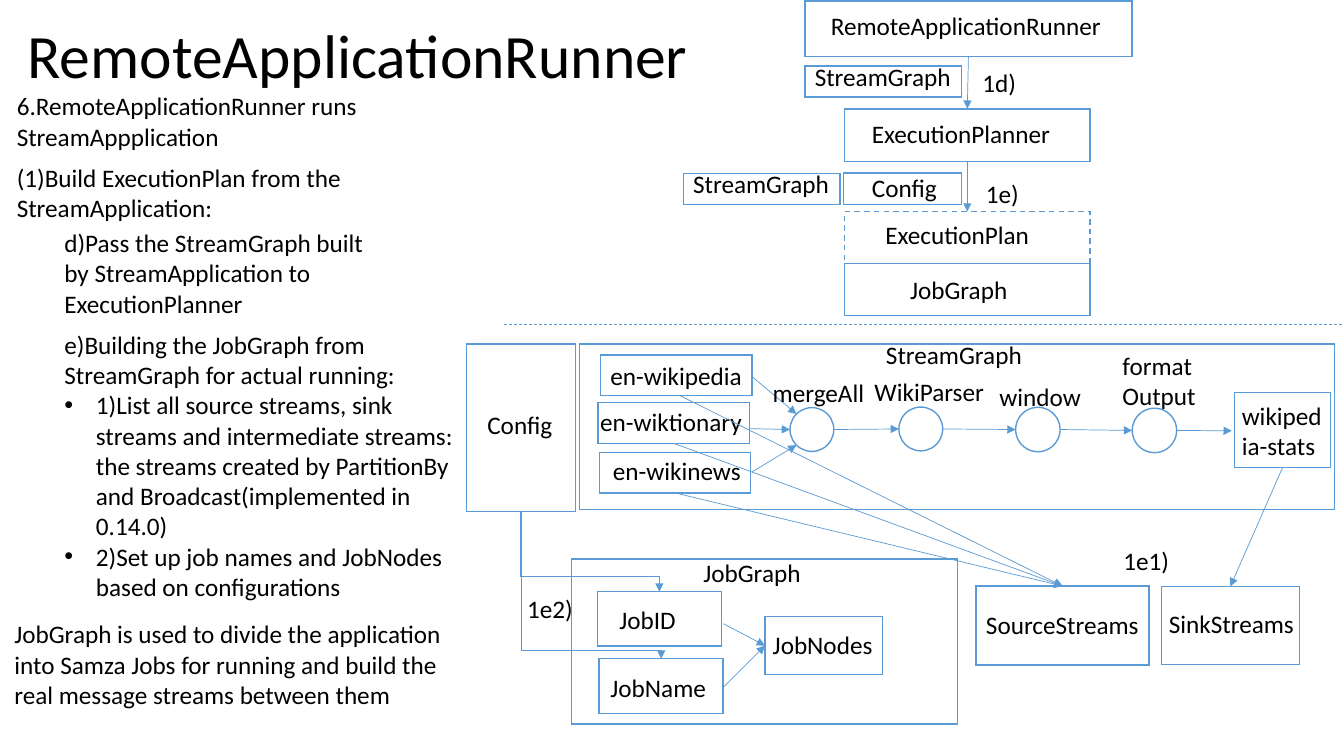
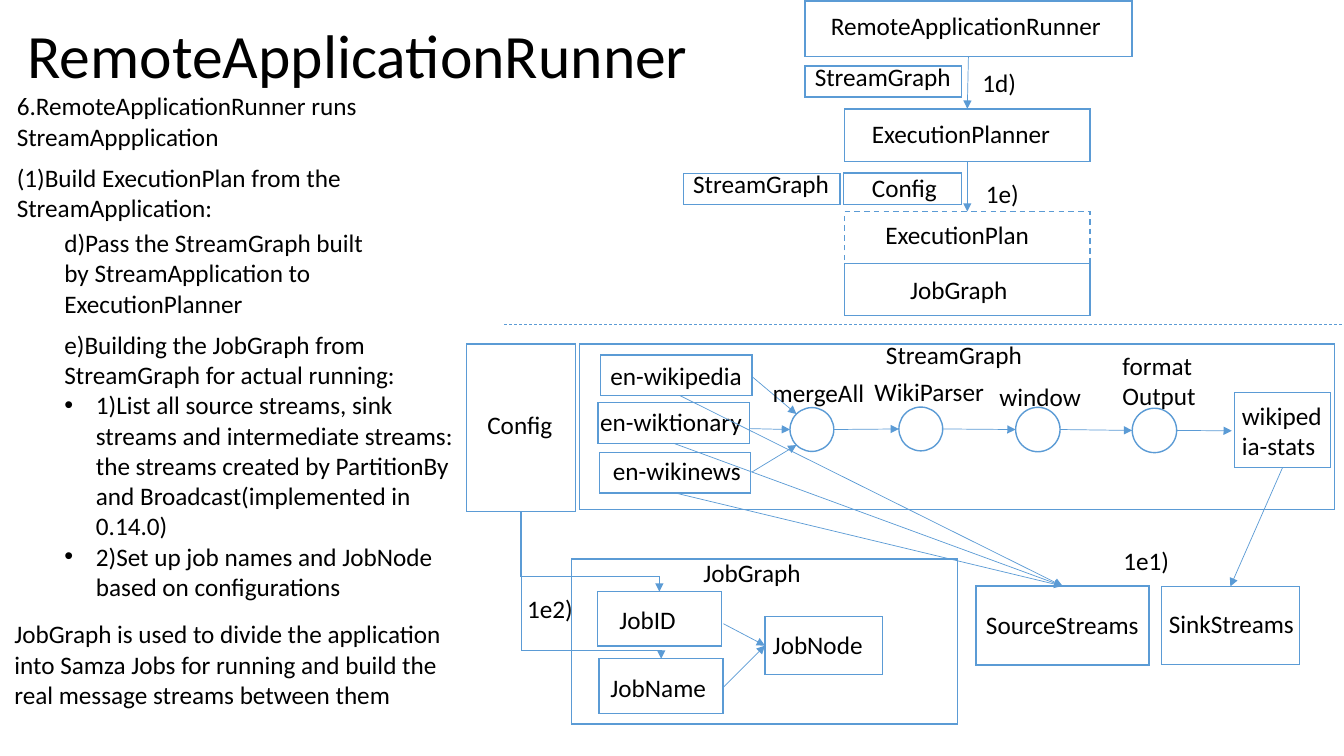
Before and after one commit to Swrrt/Samza-Documents, a slide deck: slide 28 of Documentation/SamzaStructure.pptx. Drawn at 1344x756 pixels with LibreOffice and Linux fonts; fonts in the diff are those of the drawing. Boxes give left, top, right and bottom in pixels: in the first picture for what was removed or moved away, otherwise in the second. Text is boxed around its words. In the diff, an @@ line names an element or a change of style, - is before the commit and + after.

```diff
--- a/Documentation/SamzaStructure.pptx
+++ b/Documentation/SamzaStructure.pptx
@@ text at (x1=96, y1=548, x2=432, y2=601): text changed @@
-• 2)Set up job names and JobNodes based on configurations
+• 2)Set up job names and JobNode based on configurations
@@ text at (x1=773, y1=636, x2=863, y2=654): text changed @@
-JobNodes
+JobNode
```
Also in this commit, not shown: 1 other slide changed.
